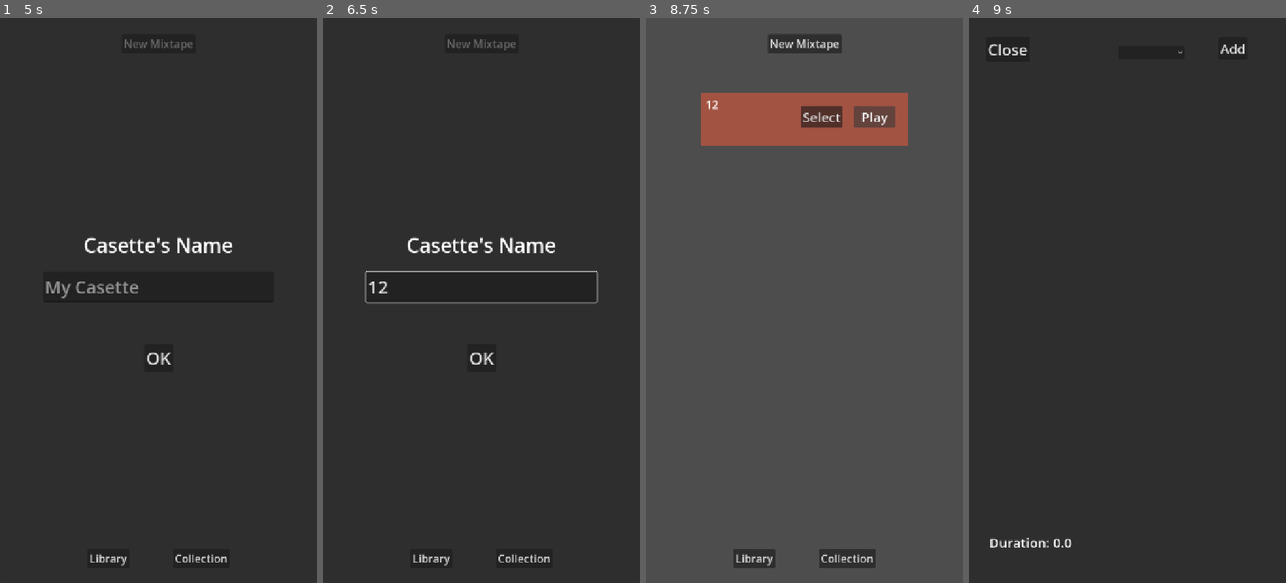
Above: before the commit, frames 1-4 (left to right).
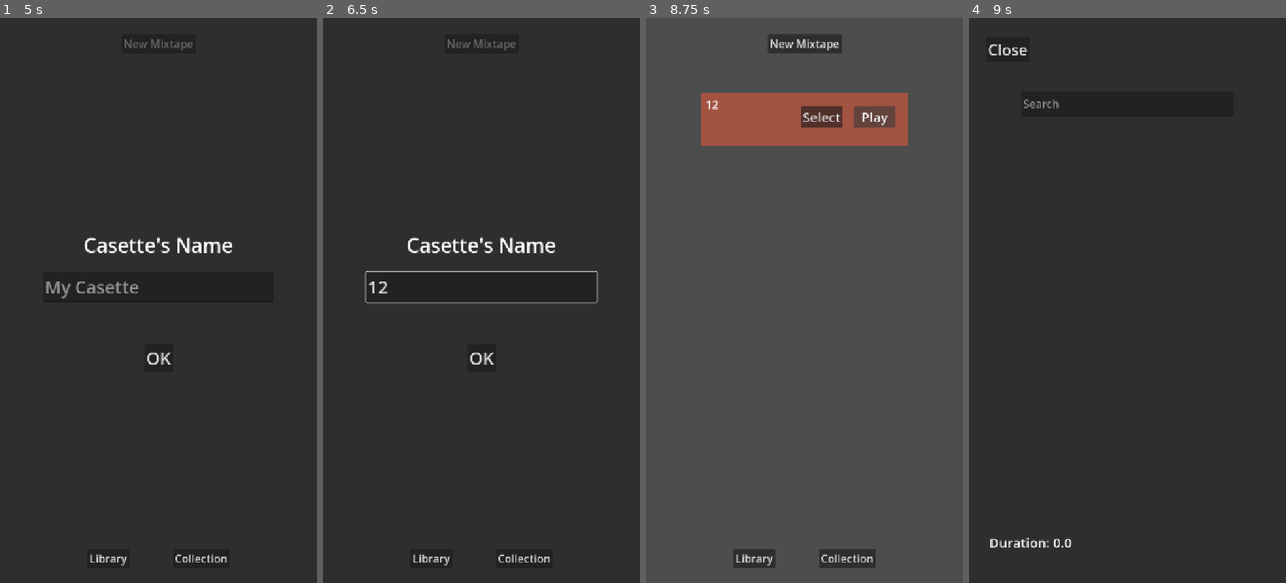
Above: after the commit, the same moments.

Repository: AeroSpaceGames/Mixtape
Game: Godot game, scene res://Scenes/loading.tscn
The game is run twice, just before and just after one commit, with the same random seed, the same clock (stepped at 60 frames per second) and the same inputs. Sound files missing from this copy of the repository are replaced by a short silence.
Inputs (mouse positions are in pixels of both pictures, inside the frame that each line leads up to):
- Up to frame 1 (5 s): tap Enter at 0.5 s; click "Next" at 1.25 s; click "Next" at 2 s; click "Library" at 2.75 s; click "Collection" at 3.5 s; click "New Mixtape" at 4.25 s
- Up to frame 2 (6.5 s): click (481, 289) at 5.02 s; type "12" at 5.1 s; click "New Mixtape" at 5.75 s
- Up to frame 3 (8.75 s): click "OK" at 6.5 s; click "Play" at 7.25 s; click "Play" at 8 s
- Up to frame 4 (9 s): click "Select" at 8.75 s

Frames 1-3 are identical in both runs. In frame 4, 0.2% of the frame differs, in the area x 16-87%, y 4-18%.
Error before the commit: Out of bounds get index '0' (on base: 'Array') (res://Scripts/mixtape_edit.gd:102)
Error after the commit: Out of bounds get index '0' (on base: 'Array') (res://Scripts/mixtape_edit.gd:111)

Commit message:
Search Bar & Add checkbox

Diff:
--- a/Scenes/Main.tscn
+++ b/Scenes/Main.tscn
@@ -229,7 +229,6 @@
 
 [node name="MixtapeEdit" type="Control" parent="Utility/CanvasLayer" unique_id=1113988724]
 unique_name_in_owner = true
-visible = false
 layout_mode = 3
 anchors_preset = 15
 anchor_right = 1.0
@@ -256,31 +255,18 @@
 theme_override_font_sizes/font_size = 35
 text = "Close"
 
-[node name="AddRemove" type="Button" parent="Utility/CanvasLayer/MixtapeEdit" unique_id=1264143062]
-layout_mode = 1
-anchors_preset = 1
-anchor_left = 1.0
-anchor_right = 1.0
-offset_left = -153.0
-offset_top = 44.0
-offset_right = -88.0
-offset_bottom = 94.0
-grow_horizontal = 0
-theme_override_font_sizes/font_size = 30
-text = "Add"
-
-[node name="SongSelection" type="OptionButton" parent="Utility/CanvasLayer/MixtapeEdit" unique_id=165639587]
-unique_name_in_owner = true
+[node name="SearchBar" type="LineEdit" parent="Utility/CanvasLayer/MixtapeEdit" unique_id=1552111469]
 layout_mode = 1
 anchors_preset = 5
 anchor_left = 0.5
 anchor_right = 0.5
-offset_left = -20.0
-offset_top = 63.0
-offset_right = 130.0
-offset_bottom = 93.0
-grow_horizontal = 2
-theme_override_font_sizes/font_size = 35
+offset_left = -241.0
+offset_top = 166.0
+offset_right = 241.0
+offset_bottom = 223.0
+grow_horizontal = 2
+theme_override_font_sizes/font_size = 25
+placeholder_text = "Search"
 
 [node name="ScrollContainer" type="ScrollContainer" parent="Utility/CanvasLayer/MixtapeEdit" unique_id=692192672]
 layout_mode = 1
@@ -290,9 +276,9 @@
 anchor_right = 0.5
 anchor_bottom = 0.5
 offset_left = -272.0
-offset_top = -470.0
+offset_top = -273.0
 offset_right = 272.0
-offset_bottom = 148.0
+offset_bottom = 345.0
 grow_horizontal = 2
 grow_vertical = 2
 
@@ -613,8 +599,7 @@
 [connection signal="button_down" from="Utility/CanvasLayer/TabsContainer/Lib" to="Utility/CanvasLayer/FlowManager" method="go_to_library"]
 [connection signal="button_down" from="Utility/CanvasLayer/TabsContainer/Coll" to="Utility/CanvasLayer/FlowManager" method="go_to_collection"]
 [connection signal="button_down" from="Utility/CanvasLayer/MixtapeEdit/Close" to="Utility/CanvasLayer/MixtapeEdit" method="close_casette"]
-[connection signal="button_down" from="Utility/CanvasLayer/MixtapeEdit/AddRemove" to="Utility/CanvasLayer/MixtapeEdit" method="add_or_remove"]
-[connection signal="item_selected" from="Utility/CanvasLayer/MixtapeEdit/SongSelection" to="Utility/CanvasLayer/MixtapeEdit" method="song_selected"]
+[connection signal="text_changed" from="Utility/CanvasLayer/MixtapeEdit/SearchBar" to="Utility/CanvasLayer/MixtapeEdit" method="search_text_changed"]
 [connection signal="button_down" from="Player/CurrentSong/Pause" to="Player/CurrentSong" method="pause_resume_song"]
 [connection signal="button_down" from="Player/CurrentSong/Next" to="Player/CurrentSong" method="next_song"]
 [connection signal="button_down" from="Player/CurrentSong/Prev" to="Player/CurrentSong" method="prev_song"]
--- a/Scenes/song_group.tscn
+++ b/Scenes/song_group.tscn
@@ -45,4 +45,14 @@
 theme_override_font_sizes/font_size = 35
 text = "Play"
 
+[node name="Add" type="CheckBox" parent="." unique_id=1772172241]
+modulate = Color(0, 1, 1, 1)
+layout_mode = 0
+offset_left = 376.0
+offset_top = 40.00003
+offset_right = 400.0
+offset_bottom = 64.00003
+scale = Vector2(2.1305227, 2.1305227)
+
 [connection signal="button_down" from="Play" to="." method="send_metadata"]
+[connection signal="toggled" from="Add" to="." method="add_toggle"]
--- a/Scripts/mixtape_edit.gd
+++ b/Scripts/mixtape_edit.gd
@@ -4,10 +4,9 @@
 
 @onready var group_container: VBoxContainer = %SongsGroup
 @onready var current_song: Control = %CurrentSong
-@onready var song_selection: OptionButton = %SongSelection
-@onready var add_remove: Button = $AddRemove
 @onready var duration: Label = $Duration
 @onready var group_handle: Node = %GroupHandle
+@onready var search_bar: LineEdit = $SearchBar
 
 var _coll: CollectionSave
 
@@ -26,9 +25,7 @@
 	sort_songs(res.song_indexes)
 	recent_mixtape = res
 	show_duration()
-	load_new_songs()
 	show()
-	song_selected(0)
 
 func show_duration():
 	duration.text = "Duration: " + str(recent_mixtape.duration)
@@ -37,38 +34,51 @@
 	recent_mixtape = Mixtape.new()
 	hide()
 
-func sort_songs(indexes: Array):
+func search_text_changed(txt: String):
+	txt = txt.to_lower().replace(" ","")
+	sort_songs(PlaylistManager.mix_library.mixtape_list[recent_mixtape.my_name].song_indexes, txt)
+
+func sort_songs(indexes: Array, key: String = ""):
 	for d in group_container.get_children():
 		d.queue_free()
 
-	await get_tree().create_timer(0.2).timeout
+	search_result(indexes, key)
 
+func search_result(indexes: Array, key: String = ""):
 	var song_res: Array[Song] = AudioManager.song_library.songs_list.values()
 
 	for i in indexes:
+		var index_txt = song_res[i].name.to_lower().replace(" ","")
+		if index_txt.left(clamp(len(key), 0, len(index_txt))) != key.left(clamp(len(key), 0, len(index_txt))):
+			continue
 		var new_song = group_scene.instantiate()
 		new_song.get_node("Name").text = song_res[i].name
 		new_song.get_node("Author").text = song_res[i].author
+		new_song.get_node("Add").button_pressed = true
+		new_song.my_index = i
 		new_song.in_playlist = true
-		new_song.connect("casette_me", TrackManager.send_casette)
-		new_song.connect("casette_me", _set_current)
+		new_song.connect("add_remove", add_or_remove)
 		group_container.add_child(new_song)
 
-func load_new_songs():
-	song_selection.clear()
+	for j in range(AudioManager.song_library.songs_list.size()):
+		if j in indexes:
+			continue
+		var index_txt = song_res[j].name.to_lower().replace(" ","")
+		if index_txt.left(clamp(len(key), 0, len(index_txt))) != key.left(clamp(len(key), 0, len(index_txt))):
+			continue
+		var new_song = group_scene.instantiate()
+		new_song.get_node("Name").text = "n-" + song_res[j].name
+		new_song.get_node("Author").text = song_res[j].author
+		new_song.get_node("Add").button_pressed = false
+		new_song.in_playlist = true
+		new_song.my_index = j
+		new_song.connect("add_remove", add_or_remove)
+		group_container.add_child(new_song)
 
-	for i in AudioManager.song_library.songs_list.values():
-		song_selection.add_item(i.name)
 
-func song_selected(_idx: int):
-	if !song_selection.selected in recent_mixtape.song_indexes:
-		add_remove.text = "Add"
-	else:
-		add_remove.text = "Remove"
-
-func add_or_remove():
-	var idx: int = song_selection.get_item_index(song_selection.get_selected_id())
-	if idx in recent_mixtape.song_indexes:
+func add_or_remove(idx: int):
+	var indexes = PlaylistManager.mix_library.mixtape_list[recent_mixtape.my_name].song_indexes
+	if idx in indexes:
 		#remove
 		PlaylistManager.mix_library.mixtape_list[recent_mixtape.my_name].song_indexes.erase(idx)
 	else:
@@ -91,9 +101,8 @@
 		_coll.mixtapes[recent_mixtape.my_name] = [recent_mixtape.my_name, recent_mixtape.design, recent_mixtape.duration, recent_mixtape.song_indexes]
 		_coll.write_savegame()
 
-
+	search_bar.text = ""
 	sort_songs(PlaylistManager.mix_library.mixtape_list[recent_mixtape.my_name].song_indexes)
-	song_selected(-1)
 
 
 func _set_current():
--- a/Scripts/song_group.gd
+++ b/Scripts/song_group.gd
@@ -1,14 +1,24 @@
 extends Control
 
 signal play_me(nm: String, auth: String)
+signal add_remove(idx: int)
+
+var my_index: int = -1
+
 @onready var my_name: Label = $Name
 @onready var author: Label = $Author
 var in_playlist: bool = false
 @onready var play: Button = $Play
+@onready var add: CheckBox = $Add
 
 func _ready() -> void:
 	if in_playlist:
 		play.hide()
+	else:
+		add.hide()
+
+func add_toggle(_toggle: bool):
+	add_remove.emit(my_index)
 
 func send_metadata():
 	play_me.emit(my_name.text, author.text)
